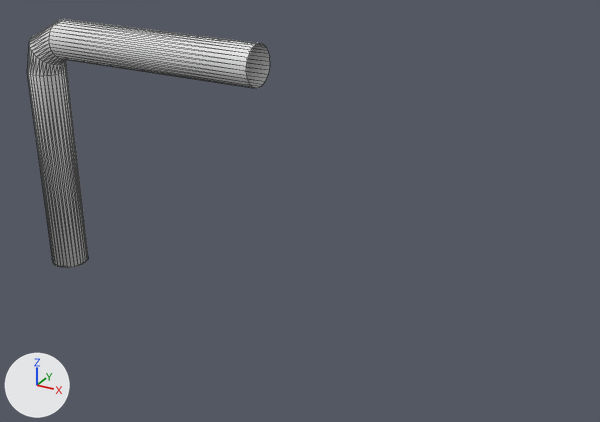
What one commit did to the glTF model assets/goal.glb.
Rendered twice from a 50 mm lens placed at (4.7, -7.61, 5.33), pointed at (0.45, 0.13, 1.46). The axes (+X, +Y, +Z) are drawn at lower left. The lights are the same throughout. The first picture is the older version. Mesh edges are drawn as thin lines.
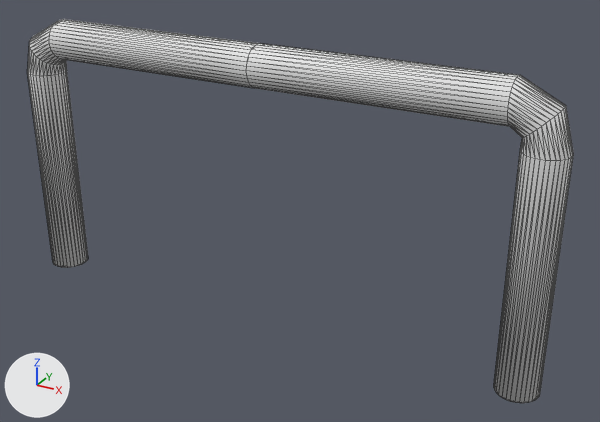
Where the change shows, as pixel boxes [x1, y1, x2, y2] in the pictures (600 x 422 px):
'Cylinder', reshaped (125% wider, 55% taller)
    before: [27, 19, 270, 267]
    after: [27, 19, 574, 403]
part 1 of me_cylinder, added
    after: [246, 43, 574, 403]

Patch to the scene script:
```diff
--- a/assets/goal.glb.py
+++ b/assets/goal.glb.py
@@ me_cylinder @@
 # used by ob_cylinder; location = (0.0, 0.0, 1.777)
-me_cylinder.from_pydata(...)  # 160 vertices, 286 faces; spans x -3.41..0.0, y -0.24..0.24, z -1.78..1.6
+me_cylinder.from_pydata(...)  # 310 vertices, 572 faces; spans x -3.41..3.41, y -0.24..0.24, z -1.78..1.6
+# me_cylinder part 1
+# 89 vertices are added at x 0.0..3.41, y -0.24..0.24, z -1.78..1.6
+# 10 new vertices lie (2.82, 0.0, 0.0) away from vertices in x 0.0, y -0.24..0.24, z 1.27..1.45
+# 32 new vertices lie (0.0, 0.0, 2.7) away from vertices in x 2.92..3.41, y -0.24..0.24, z -1.78
+# 19 new vertices lie (2.82, 0.0, 0.0) away from vertices in x 0.0, y -0.2..0.2, z 1.12..1.58
+# 286 new faces join them
```
